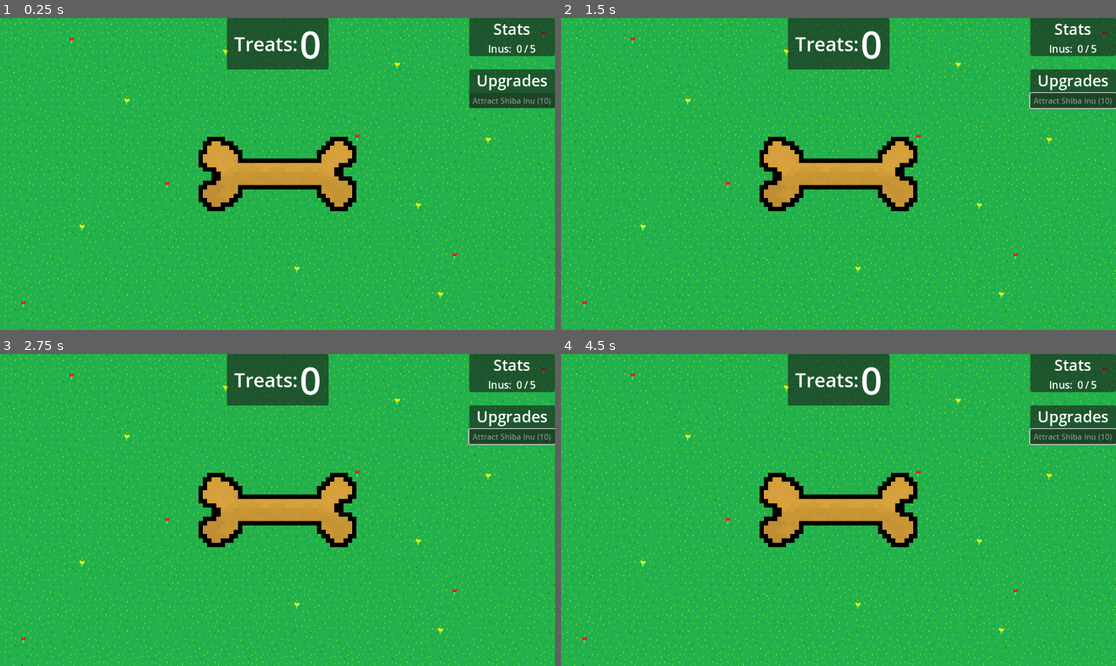
Above: before the commit, frames 1-4 (two rows, left to right).
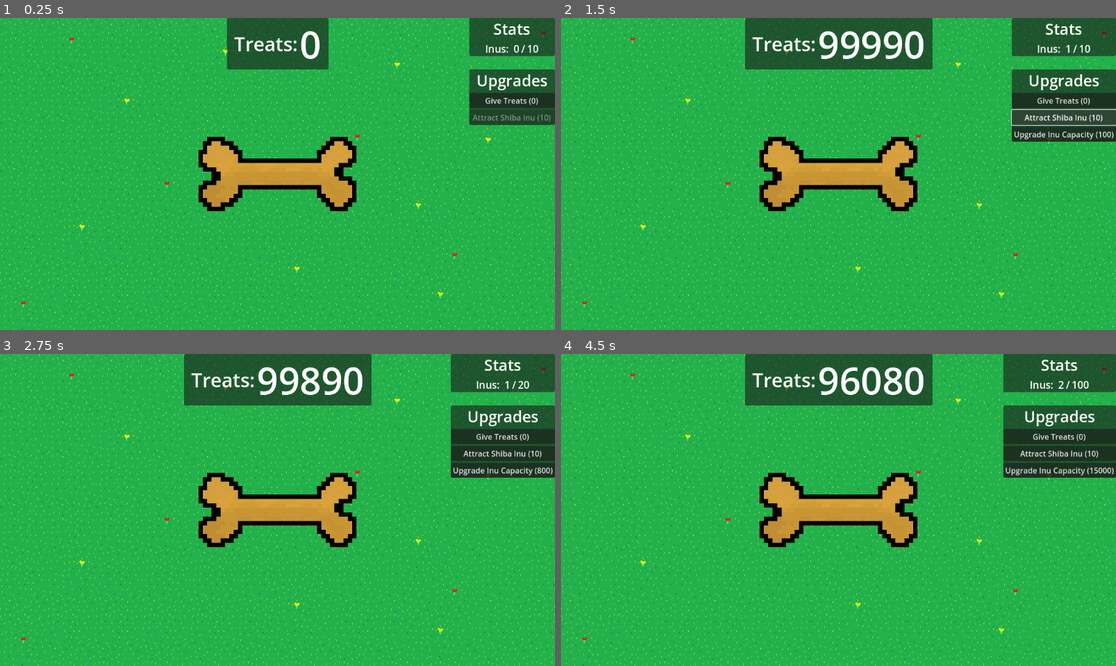
Above: after the commit, the same moments.

Repository: ejmejm/ShibaIdle
Game: Godot game, scene res://scenes/root.tscn
The game is run twice, just before and just after one commit, with the same random seed, the same clock (stepped at 60 frames per second) and the same inputs.
Inputs (mouse positions are in pixels of both pictures, inside the frame that each line leads up to):
- Up to frame 1 (0.25 s): no input
- Up to frame 2 (1.5 s): click (1071, 99) at 0.5 s, where only the run after the commit has a clickable "Give Treats (0)"; click (1066, 117) at 1.25 s, where only the run after the commit has a clickable "Attract Shiba Inu (10)"
- Up to frame 3 (2.75 s): click (505, 469) at 2 s, where only the run after the commit has a clickable "Upgrade Inu Capacity (100)"
- Up to frame 4 (4.5 s): click (1066, 469) at 2.75 s, where only the run after the commit has a clickable "Upgrade Inu Capacity (800)"; click (1060, 453) at 3.5 s, where only the run after the commit has a clickable "Attract Shiba Inu (10)"; click (1060, 469) at 4.25 s, where only the run after the commit has a clickable "Upgrade Inu Capacity (3000)"

The runs differ from the first frame. In frame 1, 1.2% of the frame differs, in the area x 84-100%, y 8-35%; in frame 2, 7.0%; in frame 3, 7.0%; in frame 4, 7.5%, in the area x 33-100%, y 0-40%.
Error after the commit: Trying to assign value of type 'Node2D' to a variable of type 'CharacterBody2D'. (res://scripts/spawner.gd:24)

Commit message:
Added capacity upgrades

Diff:
--- a/scenes/root.tscn
+++ b/scenes/root.tscn
@@ -57,6 +57,7 @@
 [node name="PlayerStats" parent="GameManager" node_paths=PackedStringArray("treats_score_label") instance=ExtResource("2_f1wp3")]
 unique_name_in_owner = true
 treats_score_label = NodePath("../../UICanvas/TreatsPanel/MarginContainer/TreatsHeading/HBoxContainer/TreatsCountLabel")
+max_inu_capacity = 10
 
 [node name="Spawner" type="Node" parent="GameManager"]
 unique_name_in_owner = true
--- a/scripts/player_stats.gd
+++ b/scripts/player_stats.gd
@@ -34,8 +34,11 @@
 var n_treats: int = 0:
 	set(val):
 		n_treats = val
+		highest_treats = max(highest_treats, n_treats)
 		treat_count_update.emit(n_treats)
 		update_treats_ui()
+
+var highest_treats: int = 0
 
 var upgrade_purchases: Dictionary = {}
 
--- a/scripts/upgrades_manager.gd
+++ b/scripts/upgrades_manager.gd
@@ -8,9 +8,23 @@
 
 func _ready():
 	UPGRADE_REGISTRAR = {
+		# Inus
 		"buy_shiba_inu": preload("res://upgrades/buy_shiba.gd").new(),
 		"buy_double_shiba_inu": preload("res://upgrades/buy_double_shiba.gd").new(),
-		"gym_upgrade": preload("res://upgrades/gym_upgrade.gd").new()
+
+		# Buildings
+		"gym_upgrade": preload("res://upgrades/gym_upgrade.gd").new(),
+
+		# Passives
+		"inu_capacity_1": preload("res://upgrades/inu_capacity_1.gd").new(),
+		"inu_capacity_2": preload("res://upgrades/inu_capacity_2.gd").new(),
+		"inu_capacity_3": preload("res://upgrades/inu_capacity_3.gd").new(),
+		"inu_capacity_4": preload("res://upgrades/inu_capacity_4.gd").new(),
+		"inu_capacity_5": preload("res://upgrades/inu_capacity_5.gd").new(),
+		"inu_capacity_6": preload("res://upgrades/inu_capacity_6.gd").new(),
+
+		# Debugging (TODO: REMOVE FOR RELEASE!)
+		"debug_treats": preload("res://upgrades/debug_treats.gd").new(),
 	}
 
 	for upgrade: BaseUpgrade in UPGRADE_REGISTRAR.values():
--- a/upgrades/base_upgrade.gd
+++ b/upgrades/base_upgrade.gd
@@ -7,6 +7,7 @@
 @export var description: String
 @export var cost: int
 @export var max_purchases: int = -1 # Maximum, number of times this upgrade can be purchased
+@export var treats_to_unlock: int = 0 # Minimum number of treats at which this becomes visible
 
 var player_stats: PlayerStats
 var n_purchases: int = 0 # Number of times this upgrade has been purchased so far
@@ -47,4 +48,5 @@
 
 func should_display() -> bool:
 	var has_stock := (max_purchases < 0 or n_purchases < max_purchases)
-	return _should_display_logic() and has_stock
+	var tier_unlocked := player_stats.highest_treats >= treats_to_unlock
+	return _should_display_logic() and has_stock and tier_unlocked
--- /dev/null
+++ b/upgrades/debug_treats.gd
@@ -0,0 +1,14 @@
+class_name DebugTreats
+extends BaseUpgrade
+
+
+func _init():
+	id = "debug_treats"
+	label = "Give Treats"
+	description = "Give free treats for debugging"
+	cost = 0
+	max_purchases = -1
+
+
+func _on_purchase_logic():
+	player_stats.n_treats += 100000
--- /dev/null
+++ b/upgrades/inu_capacity_1.gd
@@ -0,0 +1,15 @@
+class_name InuCapacity1
+extends BaseUpgrade
+
+
+func _init():
+	id = "inu_capacity_1"
+	label = "Upgrade Inu Capacity"
+	description = "Increases the maximum number of inus you can have by 10"
+	cost = 100
+	max_purchases = 1
+	treats_to_unlock = 40
+
+
+func _on_purchase_logic():
+	player_stats.max_inu_capacity += 10
--- /dev/null
+++ b/upgrades/inu_capacity_2.gd
@@ -0,0 +1,19 @@
+class_name InuCapacity2
+extends BaseUpgrade
+
+
+func _init():
+	id = "inu_capacity_2"
+	label = "Upgrade Inu Capacity"
+	description = "Increases the maximum number of inus you can have by 30"
+	cost = 800
+	max_purchases = 1
+	treats_to_unlock = 250
+
+
+func _on_purchase_logic():
+	player_stats.max_inu_capacity += 30
+
+
+func _should_display_logic() -> bool:
+	return player_stats.upgrade_purchases.has("inu_capacity_1")
--- /dev/null
+++ b/upgrades/inu_capacity_3.gd
@@ -0,0 +1,19 @@
+class_name InuCapacity3
+extends BaseUpgrade
+
+
+func _init():
+	id = "inu_capacity_3"
+	label = "Upgrade Inu Capacity"
+	description = "Increases the maximum number of inus you can have by 50"
+	cost = 3000
+	max_purchases = 1
+	treats_to_unlock = 1000
+
+
+func _on_purchase_logic():
+	player_stats.max_inu_capacity += 50
+
+
+func _should_display_logic() -> bool:
+	return player_stats.upgrade_purchases.has("inu_capacity_2")
--- /dev/null
+++ b/upgrades/inu_capacity_4.gd
@@ -0,0 +1,19 @@
+class_name InuCapacity4
+extends BaseUpgrade
+
+
+func _init():
+	id = "inu_capacity_4"
+	label = "Upgrade Inu Capacity"
+	description = "Increases the maximum number of inus you can have by 100"
+	cost = 15000
+	max_purchases = 1
+	treats_to_unlock = 5000
+
+
+func _on_purchase_logic():
+	player_stats.max_inu_capacity += 100
+
+
+func _should_display_logic() -> bool:
+	return player_stats.upgrade_purchases.has("inu_capacity_3")
--- /dev/null
+++ b/upgrades/inu_capacity_5.gd
@@ -0,0 +1,19 @@
+class_name InuCapacity5
+extends BaseUpgrade
+
+
+func _init():
+	id = "inu_capacity_5"
+	label = "Upgrade Inu Capacity"
+	description = "Increases the maximum number of inus you can have by 200"
+	cost = 60000
+	max_purchases = 1
+	treats_to_unlock = 20000
+
+
+func _on_purchase_logic():
+	player_stats.max_inu_capacity += 200
+
+
+func _should_display_logic() -> bool:
+	return player_stats.upgrade_purchases.has("inu_capacity_4")
--- /dev/null
+++ b/upgrades/inu_capacity_6.gd
@@ -0,0 +1,19 @@
+class_name InuCapacity6
+extends BaseUpgrade
+
+
+func _init():
+	id = "inu_capacity_6"
+	label = "Upgrade Inu Capacity"
+	description = "Increases the maximum number of inus you can have by 200"
+	cost = 300000
+	max_purchases = 1
+	treats_to_unlock = 100000
+
+
+func _on_purchase_logic():
+	player_stats.max_inu_capacity += 200
+
+
+func _should_display_logic() -> bool:
+	return player_stats.upgrade_purchases.has("inu_capacity_5")
